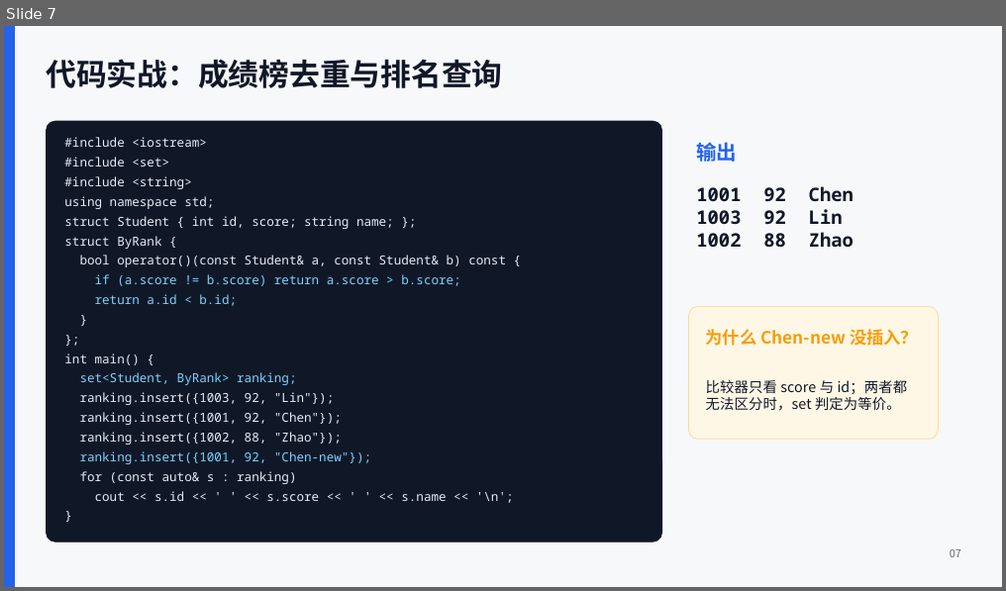
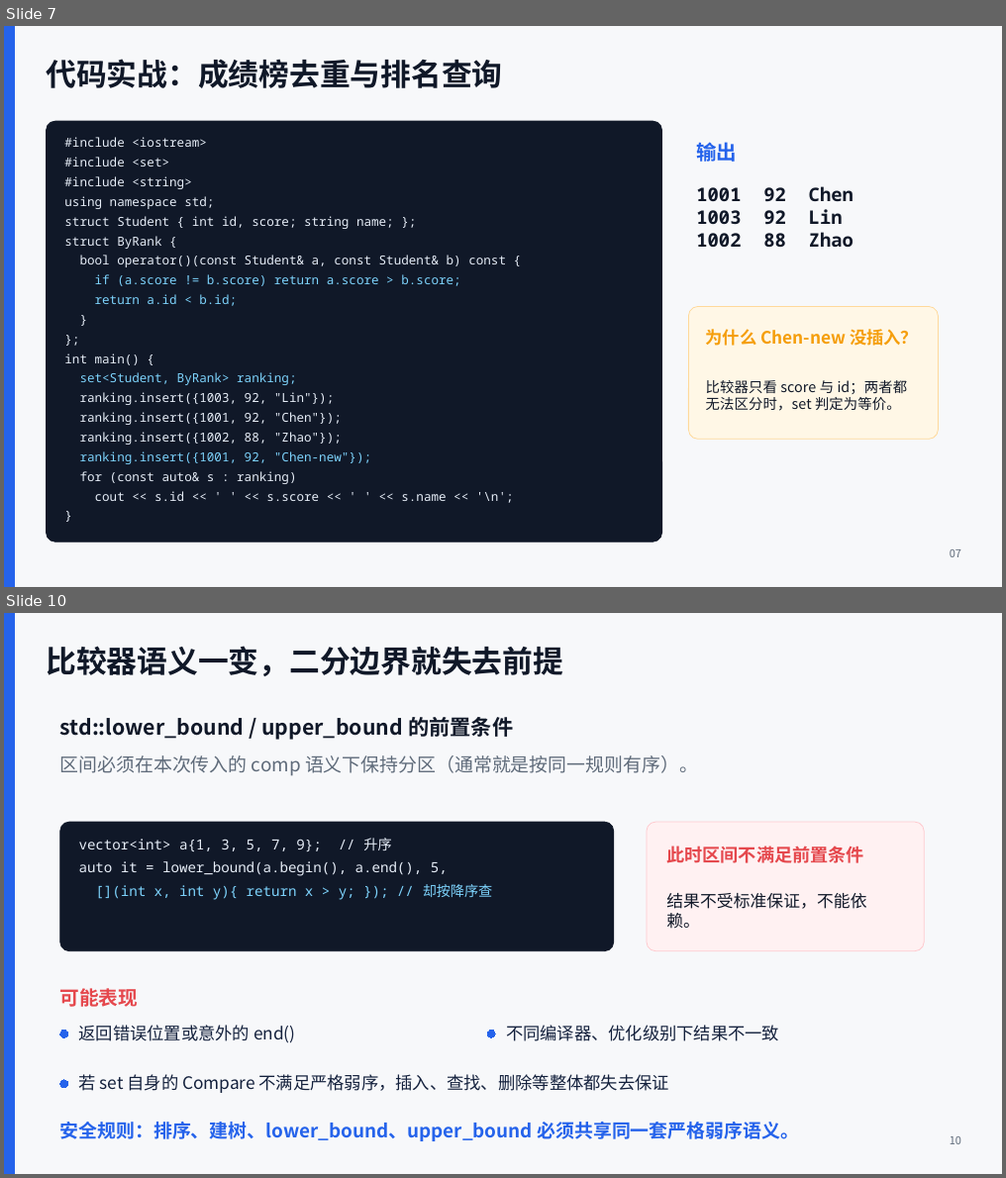
Before and after one commit to EinSpi/scripts, a slide deck: 软件科目一考试赋能_有序数据结构_set.pptx. Shown one above the other, each under a label of ours: slide 7 before the commit, slides 7 and 10 after it; the slides between them are not shown. The pictures are 1006x591 and 1006x1178 pixels, drawn with LibreOffice and Linux fonts; fonts in the diff are those of the drawing. Boxes give left, top, right and bottom in pixels: in the first picture for what was removed or moved away, otherwise in the second. Text is boxed around its words. In the diff, an @@ line names an element or a change of style, - is before the commit and + after.

```diff
--- a/软件科目一考试赋能_有序数据结构_set.pptx
+++ b/软件科目一考试赋能_有序数据结构_set.pptx
@@ slide 10 added at [4,613,1002,1174], background #F7F8FA @@
@@ rectangle added at [4,613,15,1174], fill #2563EB, outline #2563EB 0 pt @@
@@ text added at [47,646,564,676], 29.2 pt, text #101828, bold @@
+比较器语义一变，二分边界就失去前提
@@ text added at [60,717,513,740], 20.2 pt, text #101828, bold @@
+std::lower_bound / upper_bound 的前置条件
@@ text added at [60,756,698,776], 18 pt, text #5F6B7A @@
+区间必须在本次传入的 comp 语义下保持分区（通常就是按同一规则有序）。
@@ rounded rectangle added at [60,822,614,952], fill #101828, outline #101828 0.75 pt @@
@@ text added at [79,838,391,852], 13.5 pt, text #E6EDF7 @@
+vector<int> a{1, 3, 5, 7, 9}; // 升序
@@ rounded rectangle added at [647,822,924,952], fill #FFF1F2, outline #FFC9CE 0.75 pt @@
@@ text added at [666,846,863,863], 17.2 pt, text #E5484D, bold @@
+此时区间不满足前置条件
@@ text added at [79,861,448,876], 13.5 pt, text #E6EDF7 @@
+auto it = lower_bound(a.begin(), a.end(), 5,
@@ text added at [95,884,493,900], 13.5 pt, text #7DD3FC @@
+[](int x, int y){ return x > y; }); // 却按降序查
@@ text added at [666,893,866,929], 16.1 pt, text #101828 @@
+结果不受标准保证，不能依赖。
@@ text added at [60,988,139,1007], 18.8 pt, text #E5484D, bold @@
+可能表现
@@ text added at [79,1025,295,1044], 16.5 pt, text #14213D @@
+返回错误位置或意外的 end()
@@ text added at [506,1025,779,1042], 16.5 pt, text #14213D @@
+不同编译器、优化级别下结果不一致
@@ ellipse added at [60,1030,67,1038], fill #2563EB, outline #2563EB 0 pt @@
@@ ellipse added at [487,1030,495,1038], fill #2563EB, outline #2563EB 0 pt @@
@@ ellipse added at [60,1080,67,1087], fill #2563EB, outline #2563EB 0 pt @@
@@ text added at [79,1074,669,1093], 16.5 pt, text #14213D @@
+若 set 自身的 Compare 不满足严格弱序，插入、查找、删除等整体都失去保证
@@ text added at [60,1122,799,1142], 18 pt, text #2563EB, bold @@
+安全规则：排序、建树、lower_bound、upper_bound 必须共享同一套严格弱序语义。
@@ text added at [949,1137,961,1145], 10.5 pt, text #5F6B7A @@
+10
```
Also in this commit, not shown: 1 slide changed, 2 other slides added.
